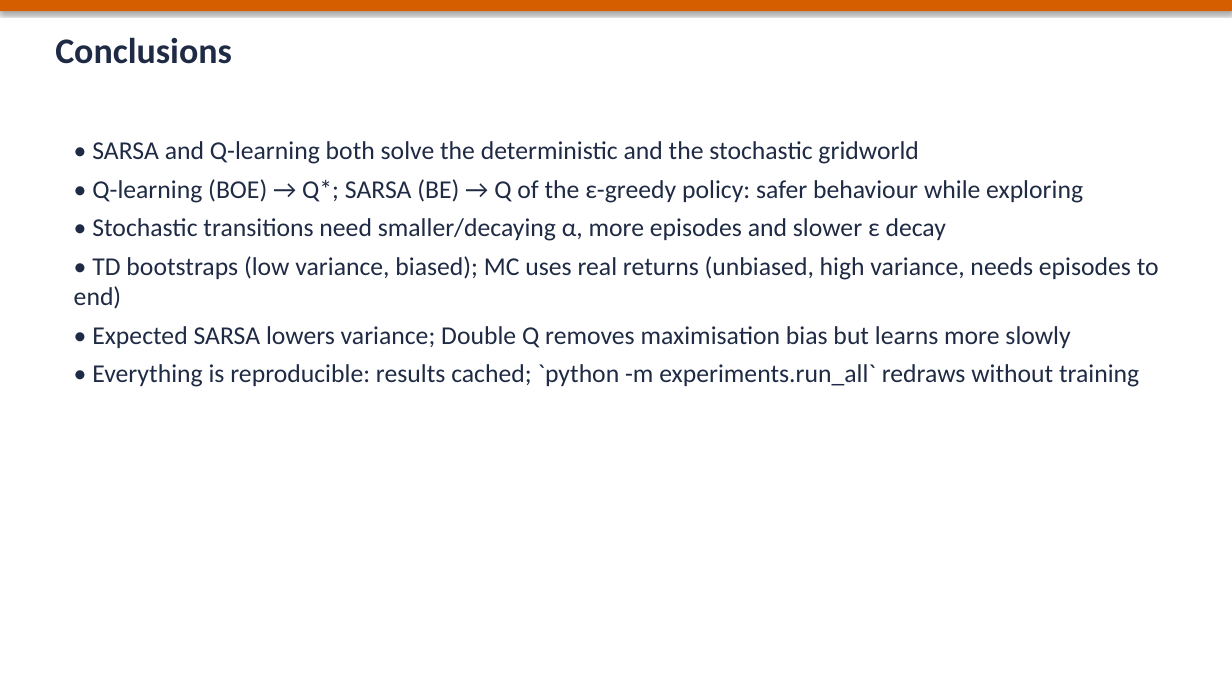
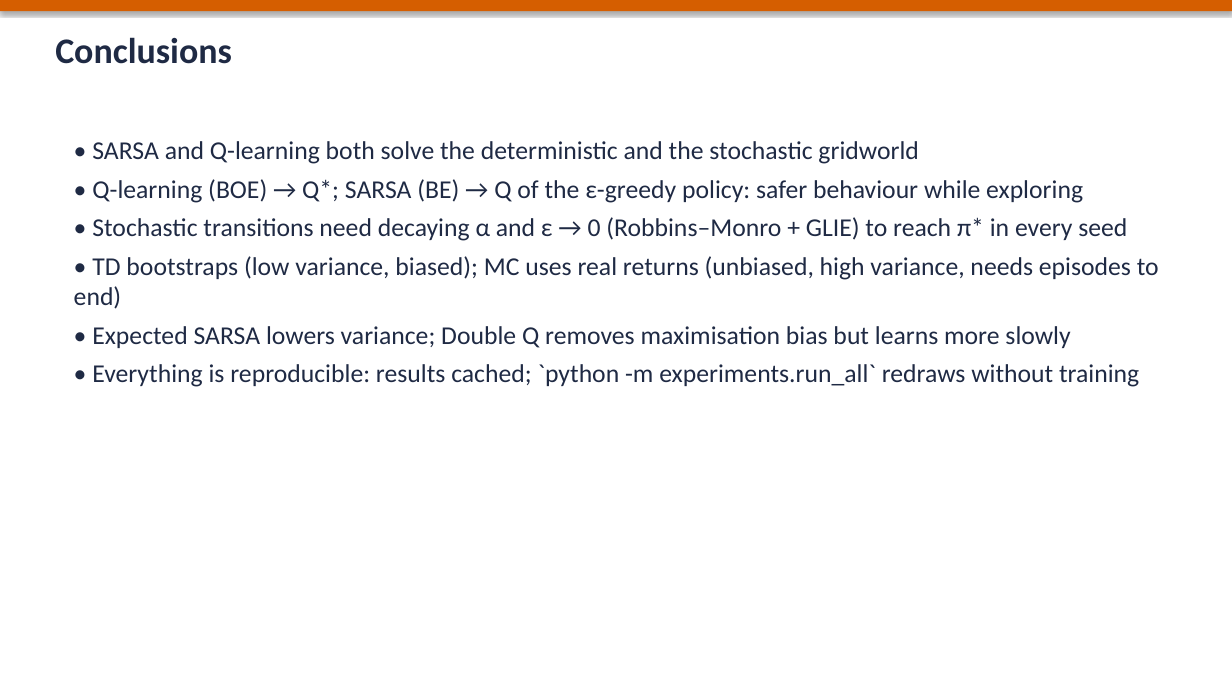
Before and after one commit to ElTiToRuiz/assignment-1, a slide deck: slide 8 of docs/presentation.pptx. Drawn at 1232x693 pixels with LibreOffice and Linux fonts; fonts in the diff are those of the drawing. Boxes give left, top, right and bottom in pixels: in the first picture for what was removed or moved away, otherwise in the second. Text is boxed around its words. In the diff, an @@ line names an element or a change of style, - is before the commit and + after.

Commit message:
SARSA/Q-learning convergence on slippery grid, policy iteration, docs
- Optional per-visit step size alpha/(1+k*N(s,a)) (Robbins-Monro) for
  SARSA, Q-learning and Expected SARSA
- exp1: convergent schedule (GLIE eps->0 + decaying alpha) reaches the
  optimal policy in 20/20 seeds for both SARSA and Q-learning
- Policy iteration in dp.py, with a test against value iteration
- README: convergent schedule, Optuna/SARSA explanation, small fixes
- THEORY.md: GLIE result, VI vs PI, section on extras beyond class
- Slides: updated results and two backup slides

```diff
--- a/docs/presentation.pptx
+++ b/docs/presentation.pptx
@@ text at bbox=[92, 217, 1127, 241]: text changed @@
-• Stochastic transitions need smaller/decaying α, more episodes and slower ε decay
+• Stochastic transitions need decaying α and ε → 0 (Robbins–Monro + GLIE) to reach π* in every seed
```
Also in this commit, not shown: 2 other slides changed, 2 slides added, 15 other files.
